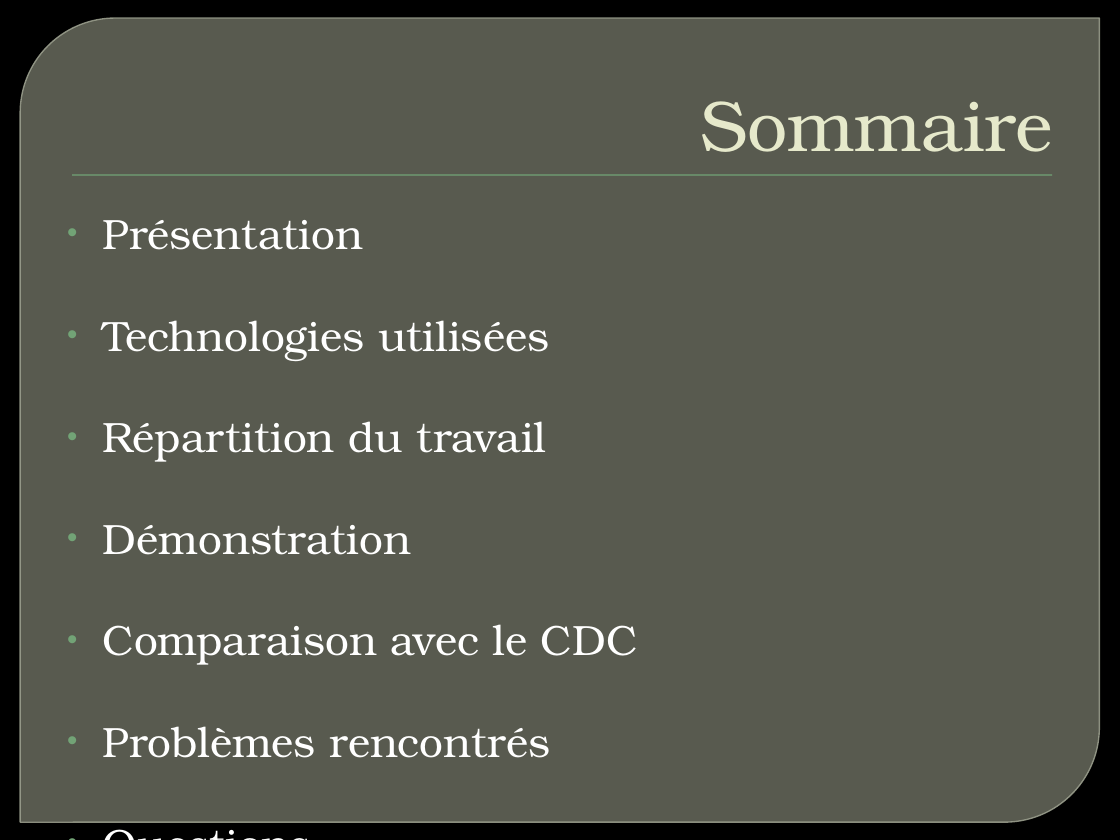
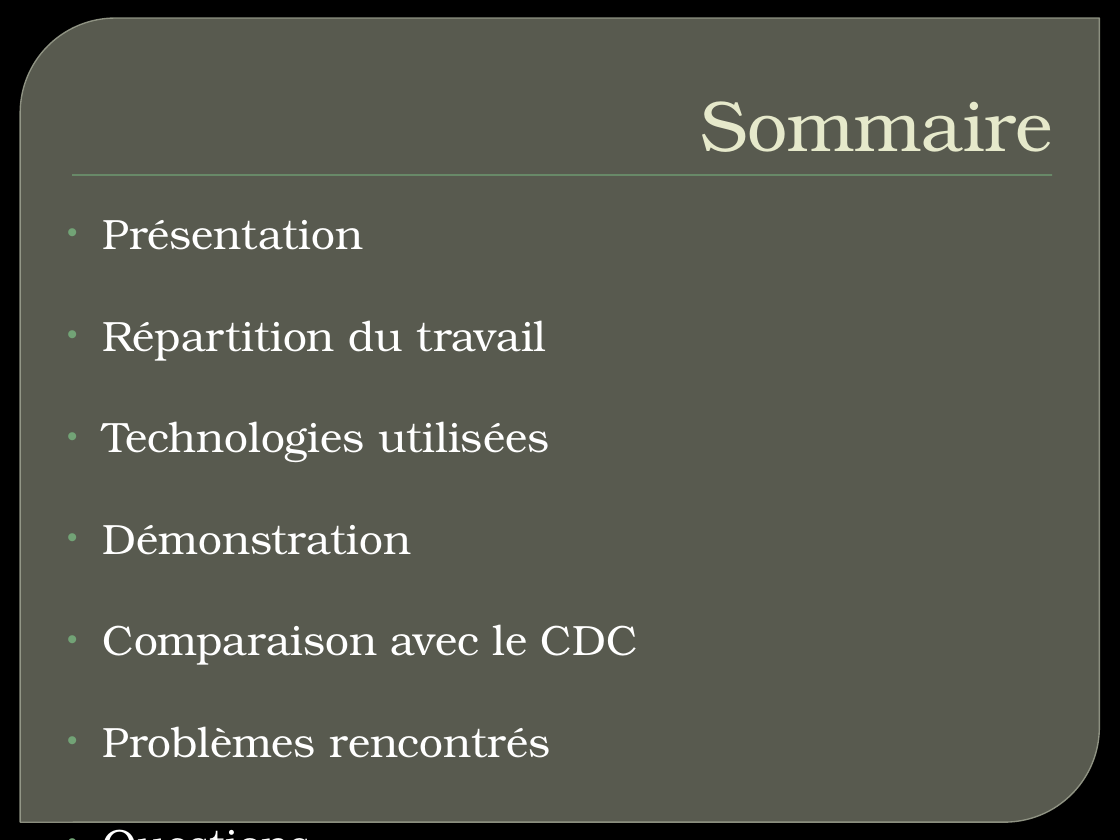
Before and after one commit to maresc-g/linumon, a slide deck: slide 2 of pfa.pptx. Drawn at 1120x840 pixels with LibreOffice and Linux fonts; fonts in the diff are those of the drawing; background and template pictures are left out. Boxes give left, top, right and bottom in pixels: in the first picture for what was removed or moved away, otherwise in the second. Text is boxed around its words. In the diff, an @@ line names an element or a change of style, - is before the commit and + after.

Commit message:
final

```diff
--- a/pfa.pptx
+++ b/pfa.pptx
@@ text at <box>103,320,547,361</box>: paragraph added @@
+• Répartition du travail
@@ text at <box>103,421,547,462</box>: paragraph removed @@
-• Répartition du travail
```
Also in this commit, not shown: 1 other slide changed.
